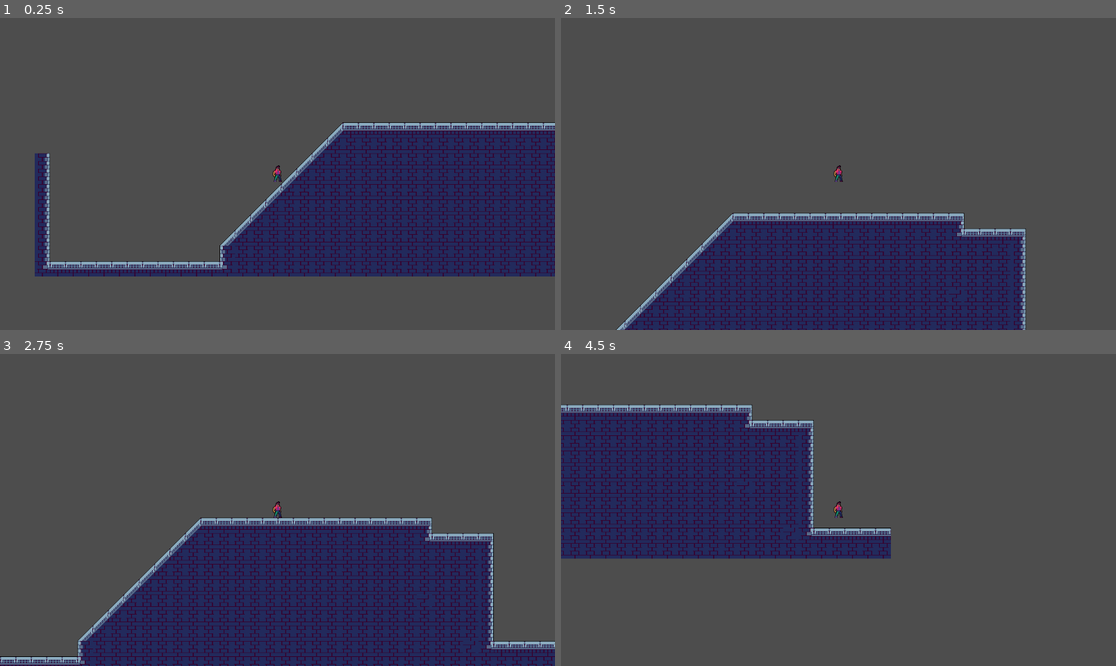
Above: before the commit, frames 1-4 (two rows, left to right).
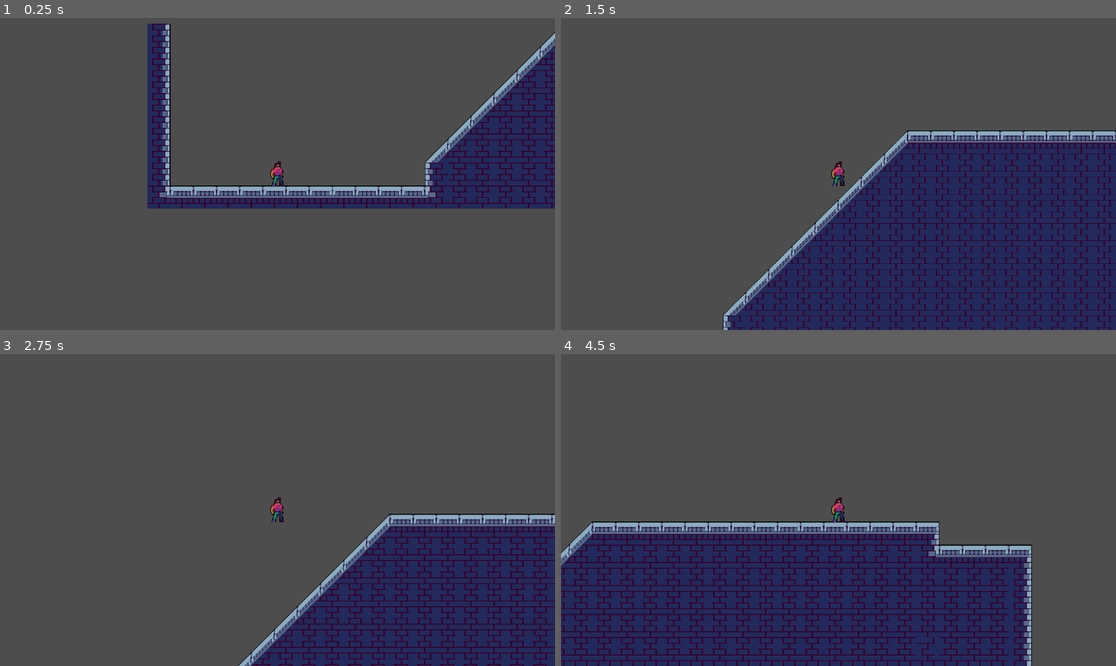
Above: after the commit, the same moments.

Repository: MaxiBianchini/Bonkhead
Game: Godot game, scene res://Scenes/Level_1.tscn
The game is run twice, just before and just after one commit, with the same random seed, the same clock (stepped at 60 frames per second) and the same inputs.
Inputs:
- Up to frame 1 (0.25 s): no input
- Up to frame 2 (1.5 s): hold Right (ui_right) from 0.53 s (still down); tap Space (ui_jump) at 0.6, 0.77, 1.07, 1.35 s
- Up to frame 3 (2.75 s): tap Space (ui_jump) at 1.52, 1.82, 2.1 s; release Right (ui_right) at 2.03 s; hold Left (ui_left) from 2.03 s (still down)
- Up to frame 4 (4.5 s): release Left (ui_left) at 2.78 s; hold Right (ui_right) 2.78-4.28 s; tap Space (ui_jump) at 2.85, 3.02, 3.32, 3.6, 3.77, 4.07, 4.35 s; hold Left (ui_left) from 4.28 s (still down)

The runs differ from the first frame. In frame 1, 30% of the frame differs, in the area x 6-100%, y 1-83%; in frame 2, 31%; in frame 3, 28%; in frame 4, 51%, in the area x 0-85%, y 16-100%.

Commit message:
Add doble jump

Diff:
--- a/Scenes/Level_1.tscn
+++ b/Scenes/Level_1.tscn
@@ -256,7 +256,44 @@
 sources/0 = SubResource("TileSetAtlasSource_jy1gx")
 
 [sub_resource type="RectangleShape2D" id="RectangleShape2D_sro4f"]
-size = Vector2(20, 31)
+size = Vector2(16, 31)
+
+[sub_resource type="Animation" id="Animation_5oj81"]
+length = 0.001
+tracks/0/type = "value"
+tracks/0/imported = false
+tracks/0/enabled = true
+tracks/0/path = NodePath("Sprite2D:frame")
+tracks/0/interp = 1
+tracks/0/loop_wrap = true
+tracks/0/keys = {
+"times": PackedFloat32Array(0),
+"transitions": PackedFloat32Array(1),
+"update": 1,
+"values": [0]
+}
+
+[sub_resource type="Animation" id="Animation_b26yt"]
+resource_name = "Idle"
+loop_mode = 1
+tracks/0/type = "value"
+tracks/0/imported = false
+tracks/0/enabled = true
+tracks/0/path = NodePath("Sprite2D:frame")
+tracks/0/interp = 1
+tracks/0/loop_wrap = true
+tracks/0/keys = {
+"times": PackedFloat32Array(0, 0.2, 0.4, 0.6, 0.8),
+"transitions": PackedFloat32Array(1, 1, 1, 1, 1),
+"update": 1,
+"values": [0, 1, 2, 1, 0]
+}
+
+[sub_resource type="AnimationLibrary" id="AnimationLibrary_wjm8b"]
+_data = {
+"Idle": SubResource("Animation_b26yt"),
+"RESET": SubResource("Animation_5oj81")
+}
 
 [node name="Node2D" type="Node2D"]
 
@@ -267,7 +304,7 @@
 layer_0/tile_data = PackedInt32Array(131066, 0, 4, 196602, 0, 5, 65531, 0, 4, 131067, 0, 5, -4, 0, 4, 65532, 0, 5, -655 …(4625 unchanged characters)…
 
 [node name="CharacterBody2D" type="CharacterBody2D" parent="."]
-position = Vector2(-104, -120)
+position = Vector2(-428, 86)
 floor_max_angle = 0.872665
 script = ExtResource("2_mbqj2")
 
@@ -278,9 +315,16 @@
 metadata/_edit_lock_ = true
 
 [node name="CollisionShape2D" type="CollisionShape2D" parent="CharacterBody2D"]
+visible = false
 position = Vector2(0, 0.5)
 shape = SubResource("RectangleShape2D_sro4f")
 metadata/_edit_lock_ = true
 
 [node name="Camera2D" type="Camera2D" parent="CharacterBody2D"]
+zoom = Vector2(1.5, 1.5)
 metadata/_edit_lock_ = true
+
+[node name="AnimationPlayer" type="AnimationPlayer" parent="CharacterBody2D"]
+libraries = {
+"": SubResource("AnimationLibrary_wjm8b")
+}
--- a/Scripts/Player.gd
+++ b/Scripts/Player.gd
@@ -1,16 +1,36 @@
 extends CharacterBody2D
 
-const gravedad = 2000
-const fuerza_salto = -600
-const velocidad_movimiento = 400
+var gravedad: int
+var fuerza_salto: float
+var velocidad_movimiento: int
+var primer_salto: bool
+
+func _ready():
+	gravedad = 2000
+	fuerza_salto = -600
+	velocidad_movimiento = 400
+	primer_salto = false
 
 func _physics_process(delta):
 	var input_vector = Vector2.ZERO
 	input_vector.x = Input.get_action_strength("ui_right") - Input.get_action_strength("ui_left")
-	if is_on_floor():
-		if Input.is_action_just_pressed("ui_jump"):
+
+	if Input.is_action_just_pressed("ui_jump"):
+		if is_on_floor():
+			primer_salto = true
 			velocity.y = fuerza_salto
+		else:
+			if primer_salto:
+				primer_salto = false
+				velocity.y = fuerza_salto
+
 	else:
 		velocity.y += gravedad * delta
 	velocity.x = input_vector.x * velocidad_movimiento
 	move_and_slide()
+
+	if velocity.x == 0 && velocity.y == 0:
+		$AnimationPlayer.play("Idle")
+	else:
+		$AnimationPlayer.stop()
+		$Sprite2D.frame = 0
Not shown: 1 places in Scenes/Level_1.tscn that only renumber resources
